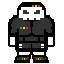
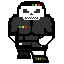
Revision of a layered 64 × 64 image; what changed, layer by layer:
hid "StandFrame2 copy #1", painted on it over 8, 2, 55, 63
hid "StandFrame2 copy", painted on it over 8, 2, 55, 63
hid "StandFrame2", painted on it over 8, 2, 55, 63
showed "walkFrame1-2", painted on it over 8, 1, 55, 63
showed "walkFrame1-3", painted on it over 8, 1, 55, 63
